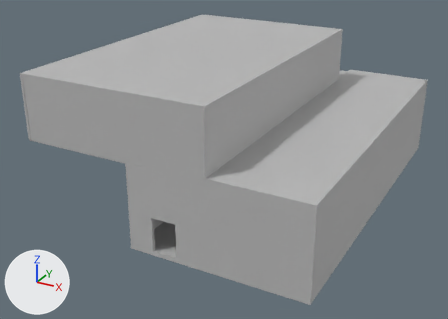
Before and after pictures for a commit that changed the FBX model A Few More Steps HR/Assets/Models/House Layout.fbx.
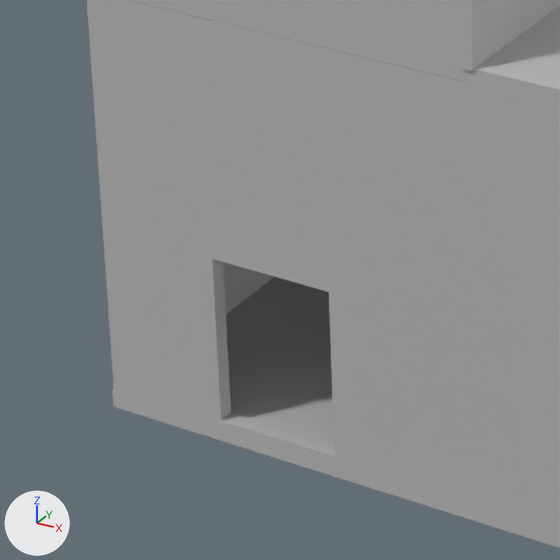
There are two pictures of each version: one whole from a 50 mm lens placed at (21.7, -29.5, 23.8), pointed at (-1.9, 13.5, 2.4), one close up on the part from 24% to 50% of the width and 52% to 88% of the height. Arrows for +X, +Y and +Z are at lower left; the lights stay in place. Where no turn or scale is listed for an object, it has been applied to the vertices.

The older version as bpy lines, for what is in view:
```python
me_mesh_006 = bpy.data.meshes.new('Mesh.006')
me_mesh_006.from_pydata(...)  # a box spanning x -3.0..11.0, y 0.0..29.5, z 0.2..0.5
me_mesh_006.materials.append(mat_lambert1)  # grey #bcbcbc
me_mesh_007 = bpy.data.meshes.new('Mesh.007')
me_mesh_007.from_pydata(...)  # a box spanning x 3.2..11.0, y 0.0..29.5, z 0.2..0.5
me_mesh_007.materials.append(mat_lambert1)  # grey #bcbcbc
me_mesh_013 = bpy.data.meshes.new('Mesh.013')
me_mesh_013.from_pydata(...)  # a box spanning x -11.67..3.23, y -0.05..0.07, z -0.5..4.38
me_mesh_013.materials.append(mat_lambert1)  # grey #bcbcbc
ob_first_floor_floor = bpy.data.objects.new('First_Floor_Floor', me_mesh_006)
ob_first_floor_floor.location = (0.0, 1.24, -0.44)
ob_first_floor_roof = bpy.data.objects.new('First_Floor_Roof', me_mesh_007)
ob_first_floor_roof.location = (0.0, 1.24, 6.33)
ob_master_room_wall = bpy.data.objects.new('Master_Room_Wall', me_mesh_013)
ob_master_room_wall.location = (0.0, 1.33, 7.11)
# also in view: 'Second_Floor_Stairs_Wall' at (3.3, 14.0, 9.1); 'Door_Wall' at (4.0, 1.4, 3.3); 'First_Floor_Hallway_Wall' at (-2.9, 16.0, 3.3)
```
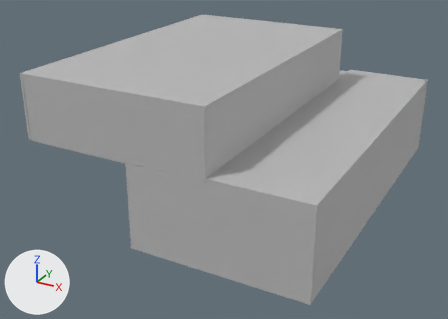
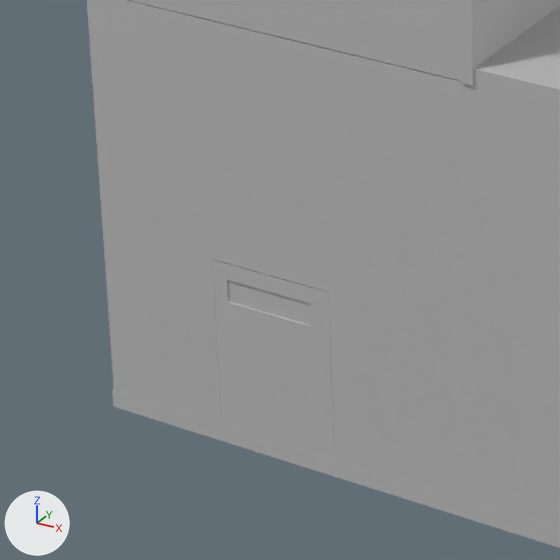
Changed parts and their boxes [x1, y1, x2, y2] in the close-ups (560 x 560 px):
'Front_Door', added: after [213, 259, 335, 456]
'First_Floor_Floor', unchanged, covered by the edit: before [112, 277, 560, 548]; after [112, 389, 560, 548]
'First_Floor_Hallway_Wall', unchanged, covered by the edit: before [87, 0, 274, 390]; after [87, 0, 115, 390]

Edits to the bpy script that builds the scene:
```text
Add mat_lambert5:
    mat_lambert5 = principled_material('lambert5')
    mat_lambert5.base_color = (0.5, 0.5, 0.5)  # grey #bcbcbc
Add me_mesh_022_1:
    me_mesh_022_1.from_pydata(...)  # 88 vertices, 100 faces; spans x 0.04..2.01, y -0.09..0.09, z -1.52..1.17
    me_mesh_022_1.materials.append(mat_lambert5)  # grey #bcbcbc
Add ob_front_door:
    ob_front_door = bpy.data.objects.new('Front_Door', me_mesh_022_1)
    ob_front_door.location = (-1.02, 1.37, 1.64)
```
